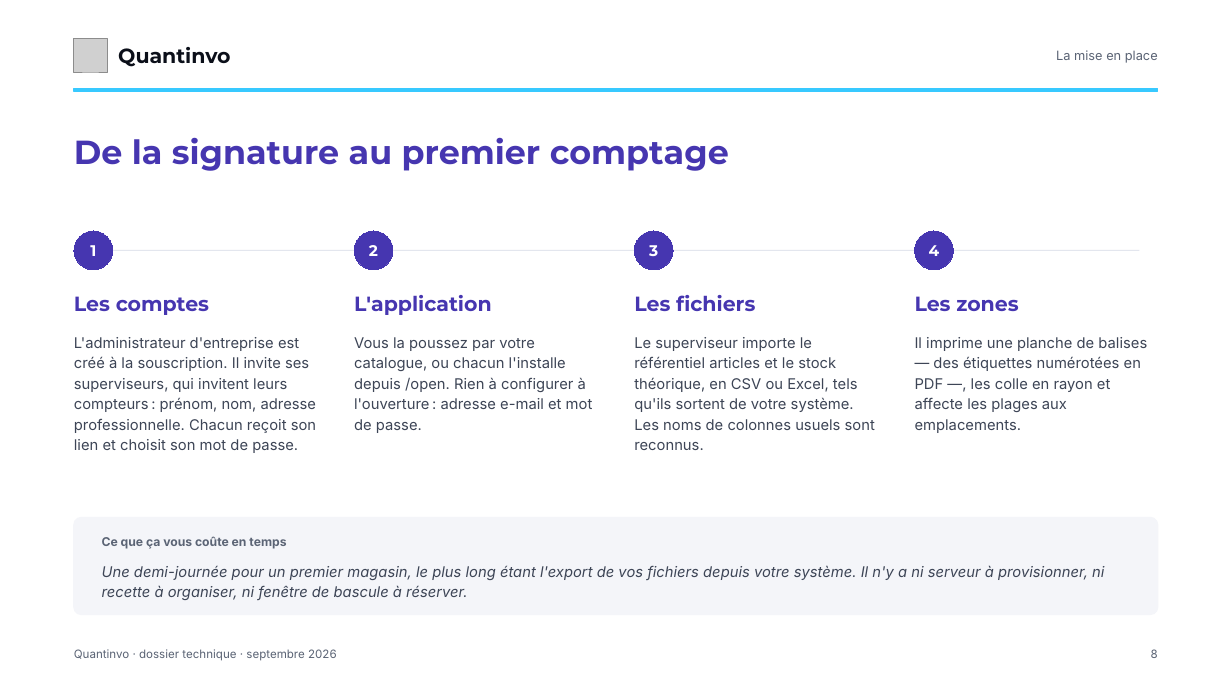
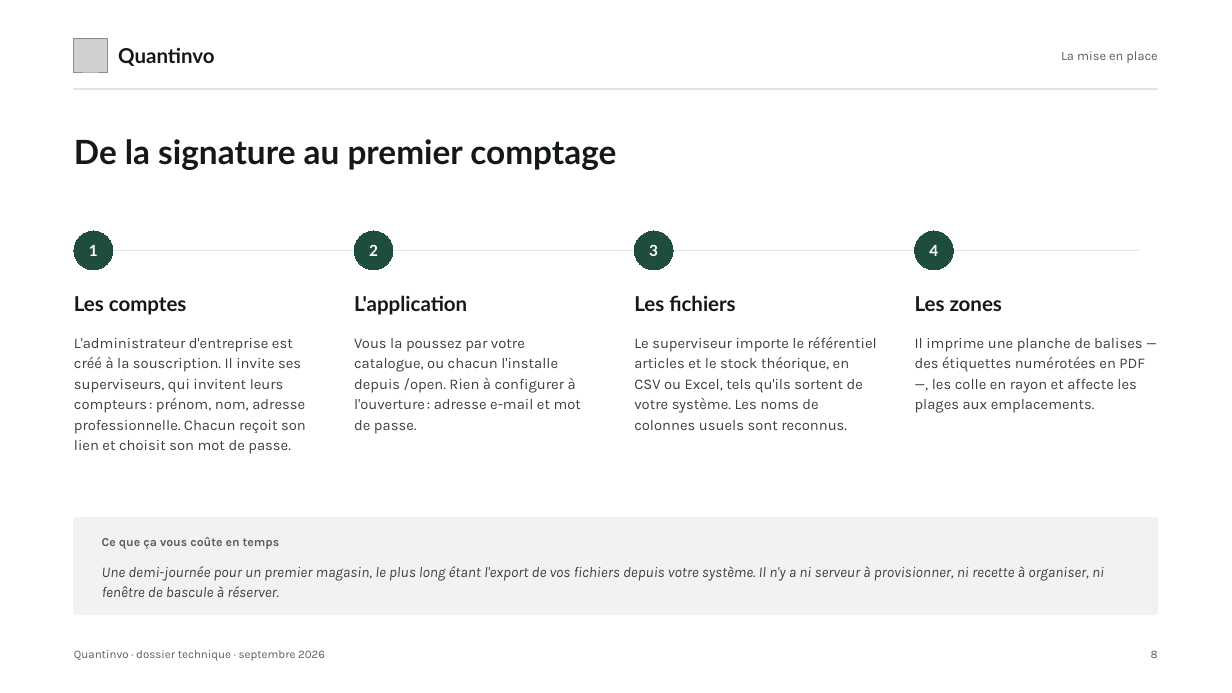
Before and after one commit to devkaylab/Inventaire, a slide deck: slide 8 of docs/entreprise/deck/Quantinvo-dossier-DSI-marque.pptx. Drawn at 1232x693 pixels with LibreOffice and Linux fonts; fonts in the diff are those of the drawing; grey boxes stand for pictures. Boxes give left, top, right and bottom in pixels: in the first picture for what was removed or moved away, otherwise in the second. Text is boxed around its words. In the diff, an @@ line names an element or a change of style, - is before the commit and + after.

```diff
--- a/docs/entreprise/deck/Quantinvo-dossier-DSI-marque.pptx
+++ b/docs/entreprise/deck/Quantinvo-dossier-DSI-marque.pptx
@@ text "Quantinvo" at (x1=118, y1=47, x2=214, y2=66): font Montserrat to Lato, text colour #0B0F19 to #14181A @@
@@ rectangle at (x1=74, y1=89, x2=1158, y2=90): fill #38C9FF to #E2E5E1; outline #38C9FF 1 pt to #E2E5E1 1 pt @@
@@ font Montserrat to Lato; fill #4636B0 to #1E4D3B; outline #4636B0 0.75 pt to #1E4D3B 0.75 pt in 4 elements at (x1=74, y1=231, x2=113, y2=270), (x1=354, y1=231, x2=393, y2=270), (x1=635, y1=231, x2=674, y2=270), (x1=915, y1=231, x2=954, y2=270) @@
@@ line (92, 250) - (1140, 250): stroke #E3E6EE 0.75 pt to #E2E5E1 0.75 pt @@
@@ font Montserrat to Lato, text colour #4636B0 to #14181A in 5 elements at (x1=74, y1=139, x2=616, y2=170), (x1=74, y1=296, x2=187, y2=315), (x1=354, y1=295, x2=467, y2=315), (x1=634, y1=295, x2=735, y2=311), (x1=915, y1=296, x2=1002, y2=311) @@
@@ rounded rectangle at (x1=74, y1=518, x2=1158, y2=615): fill #F4F5F9 to #F2F3F1; outline #F4F5F9 1 pt to #F2F3F1 1 pt; proportions changed @@
@@ font Inter to Karla, text colour #3D4556 to #3A423F in 5 elements at (x1=74, y1=338, x2=306, y2=454), (x1=354, y1=338, x2=581, y2=434), (x1=634, y1=337, x2=877, y2=430), (x1=915, y1=338, x2=1145, y2=413), (x1=102, y1=566, x2=1104, y2=597) @@
@@ font Inter to Karla, text colour #5B6475 to #575F5C in 4 elements at (x1=1061, y1=51, x2=1157, y2=63), (x1=102, y1=537, x2=280, y2=549), (x1=74, y1=650, x2=325, y2=661), (x1=1151, y1=650, x2=1158, y2=658) @@
```
Also in this commit, not shown: 16 other slides changed, 19 other files.
